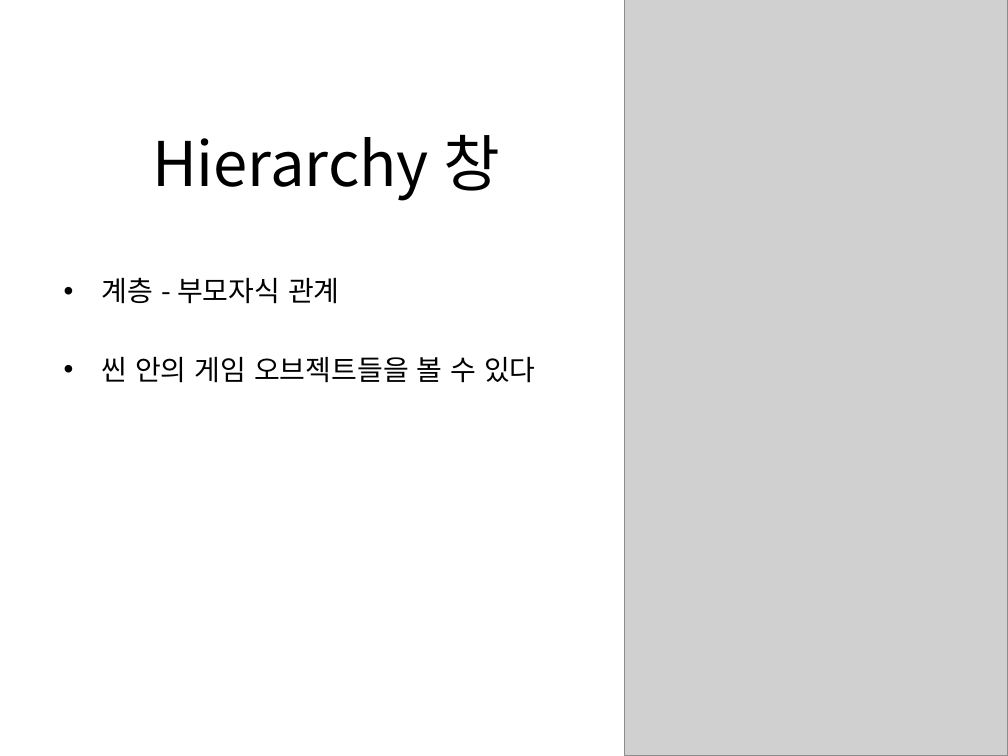
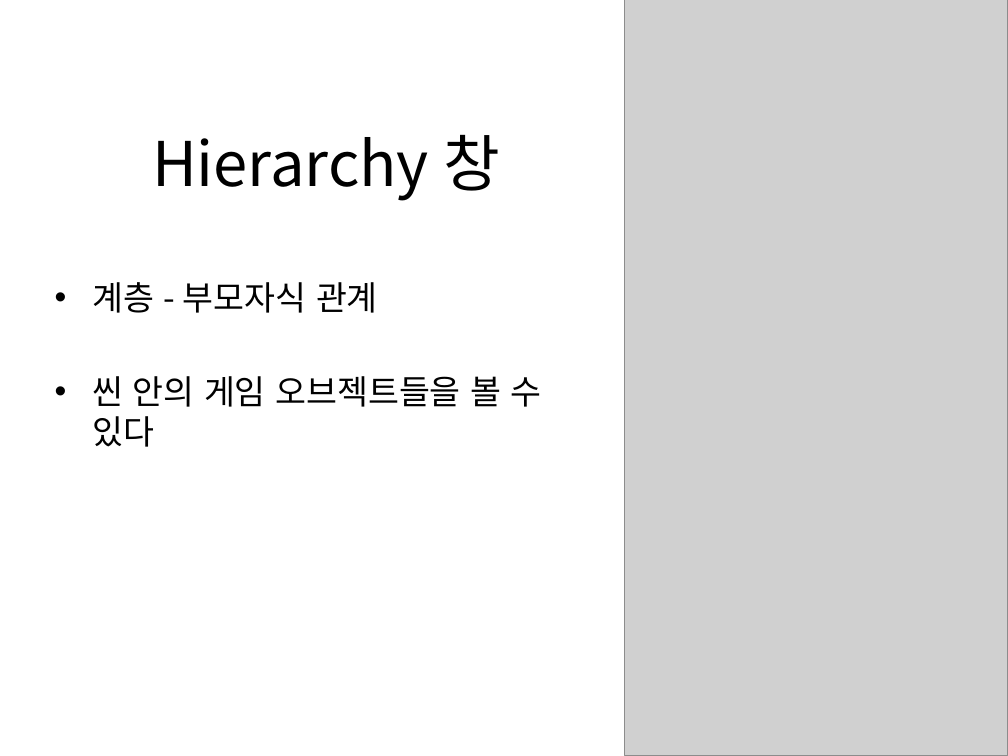
Before and after one commit to IamGroooooot/cien-unity-2019, a slide deck: slide 16 of 1주차.pptx (slide 14 before the commit). Drawn at 1008x756 pixels with LibreOffice and Linux fonts; fonts in the diff are those of the drawing; grey boxes stand for pictures. Boxes give left, top, right and bottom in pixels: in the first picture for what was removed or moved away, otherwise in the second. Text is boxed around its words. In the diff, an @@ line names an element or a change of style, - is before the commit and + after.

```diff
--- a/1주차.pptx
+++ b/1주차.pptx
@@ text "계층 - 부모자식 관계": place and size @@
-text "계층 - 부모자식 관계" at [102, 277, 536, 383]
+text "계층 - 부모자식 관계" at [93, 282, 542, 447]
@@ text "계층 - 부모자식 관계" at [93, 282, 542, 447]: size 20 to 24 pt @@
```
Also in this commit, not shown: 8 other slides changed, 20 slides added, 1 slide removed.
